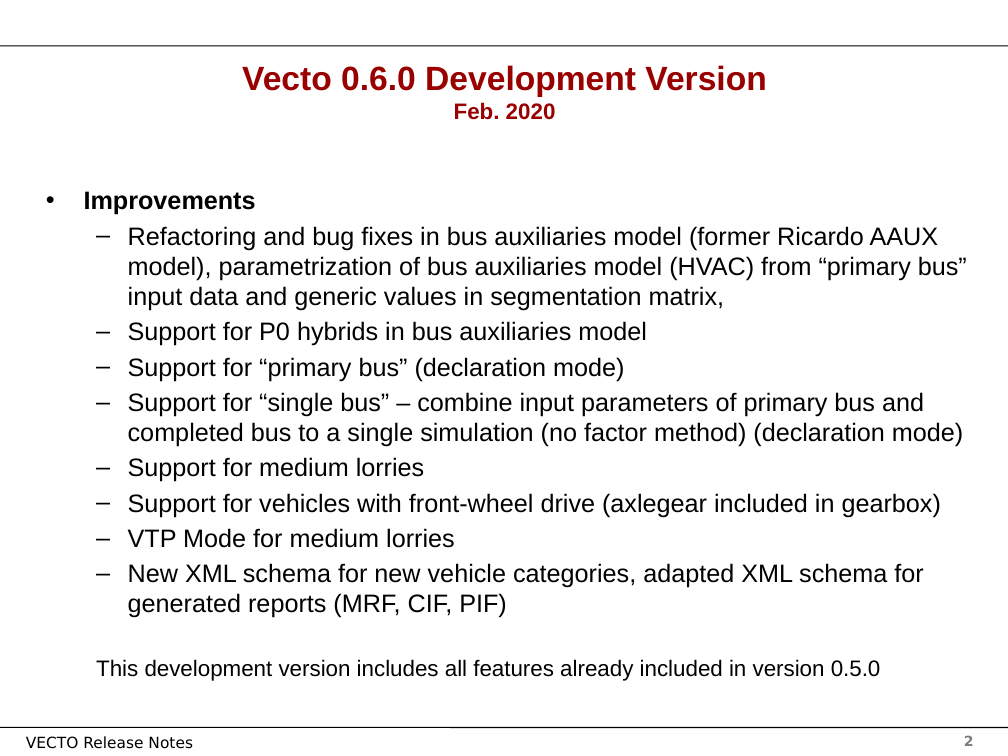
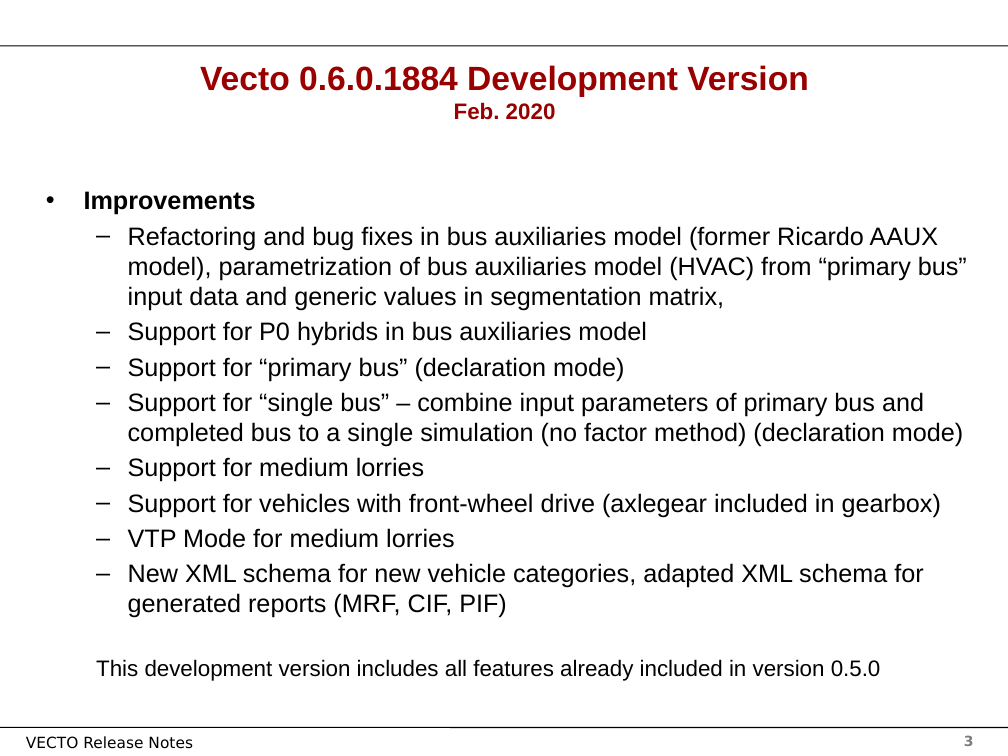
Before and after one commit to tanawadeatharva/BharatVECTO, a slide deck: slide 3 of Documentation/User Manual Source/Release Notes Vecto3.x.pptx (slide 2 before the commit). Drawn at 1008x756 pixels with LibreOffice and Linux fonts; fonts in the diff are those of the drawing; background and template pictures are left out. Boxes give left, top, right and bottom in pixels: in the first picture for what was removed or moved away, otherwise in the second. Text is boxed around its words. In the diff, an @@ line names an element or a change of style, - is before the commit and + after.

```diff
--- a/Documentation/User Manual Source/Release Notes Vecto3.x.pptx
+++ b/Documentation/User Manual Source/Release Notes Vecto3.x.pptx
@@ title at [200, 65, 808, 120]: text changed @@
-Vecto 0.6.0 Development Version
-Feb. 2020
+Vecto 0.6.0.1884 Development Version
+Feb. 2020
@@ page number at [964, 735, 974, 746]: text changed @@
-2
+3
```
Also in this commit, not shown: 1 other slide changed, 1 slide added, 1 other file.
